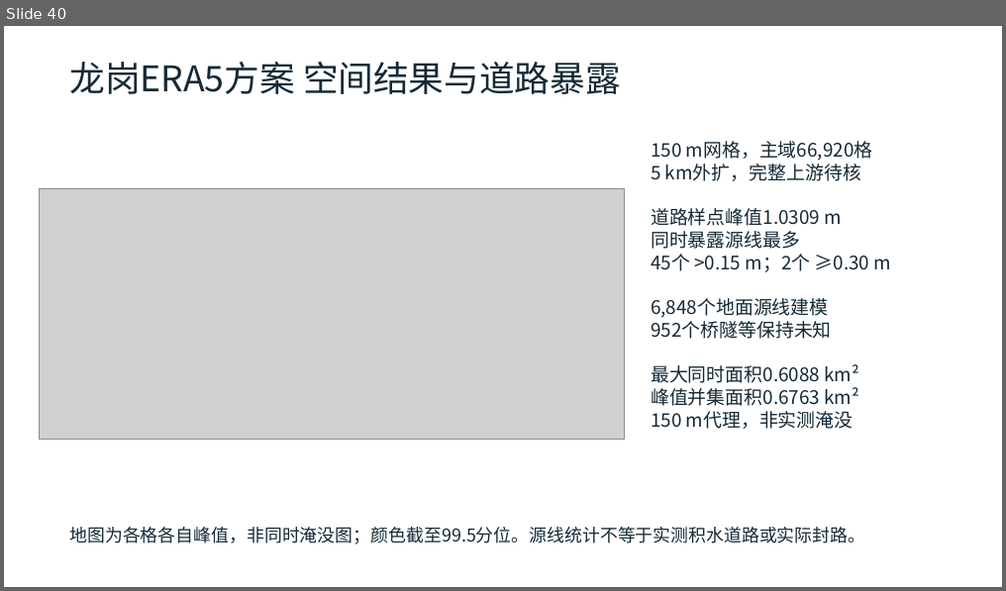
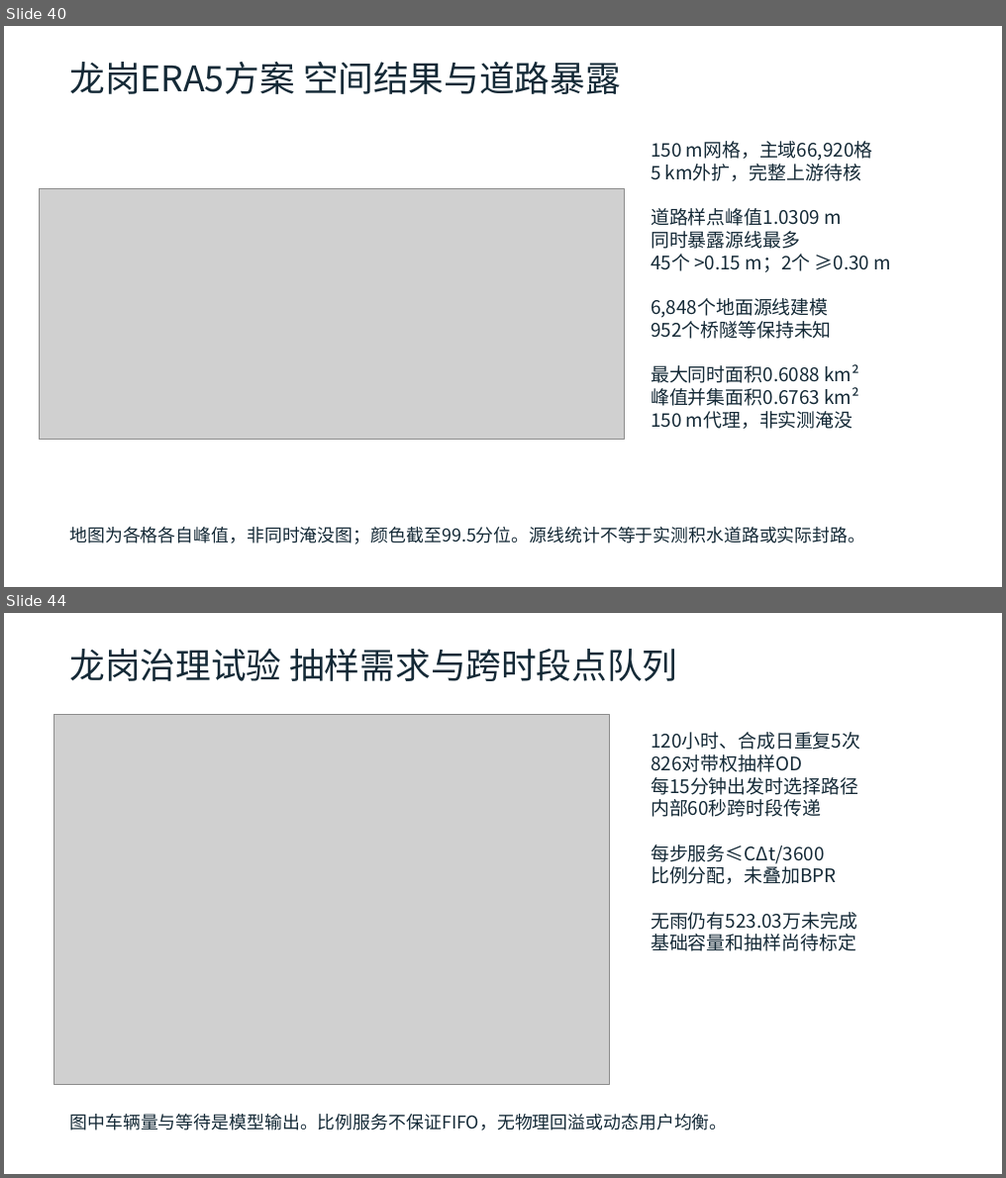
Before and after one commit to zhzhzh666/jiaotong, a slide deck: docs/deliverables/开题与阶段进展汇报.pptx. Shown one above the other, each under a label of ours: slide 40 before the commit, slides 40 and 44 after it; the slides between them are not shown. The pictures are 1006x591 and 1006x1178 pixels, drawn with LibreOffice and Linux fonts; fonts in the diff are those of the drawing; grey boxes stand for pictures. Boxes give left, top, right and bottom in pixels: in the first picture for what was removed or moved away, otherwise in the second. Text is boxed around its words. In the diff, an @@ line names an element or a change of style, - is before the commit and + after.

```diff
--- a/docs/deliverables/开题与阶段进展汇报.pptx
+++ b/docs/deliverables/开题与阶段进展汇报.pptx
@@ slide 44 added at (4, 613, 1002, 1174), background #FFFFFF @@
@@ text added at (69, 649, 677, 681), 34 pt, text #142936 @@
+龙岗治理试验 抽样需求与跨时段点队列
@@ picture added at (54, 714, 609, 1084) @@
@@ text added at (650, 732, 860, 952), 18 pt, text #142936 @@
+120小时、合成日重复5次
+826对带权抽样OD
+每15分钟出发时选择路径
+内部60秒跨时段传递
+每步服务≤CΔt/3600
+比例分配，未叠加BPR
+无雨仍有523.03万未完成
+基础容量和抽样尚待标定
@@ text added at (69, 1114, 727, 1131), 17 pt, text #142936 @@
+图中车辆量与等待是模型输出。比例服务不保证FIFO，无物理回溢或动态用户均衡。
```
Also in this commit, not shown: 9 slides changed, 6 other slides added, 18 other files.
